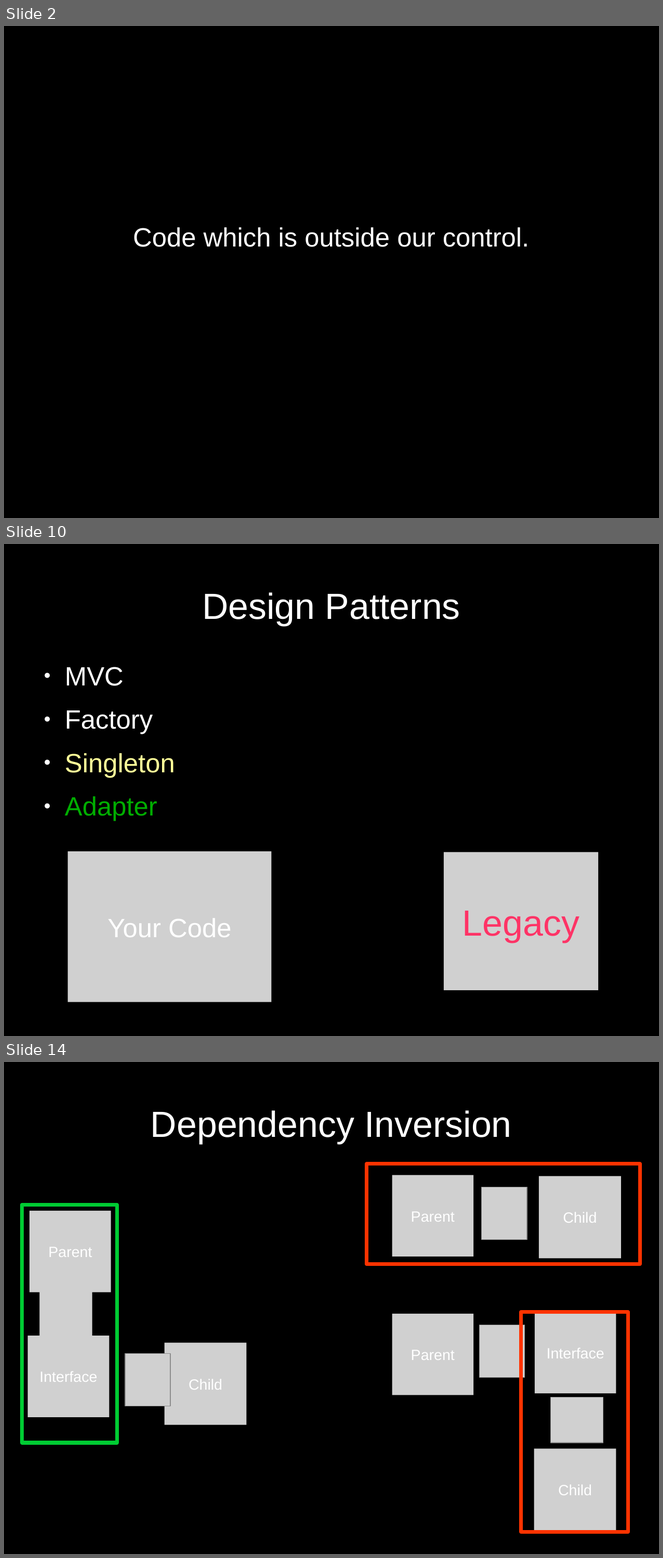
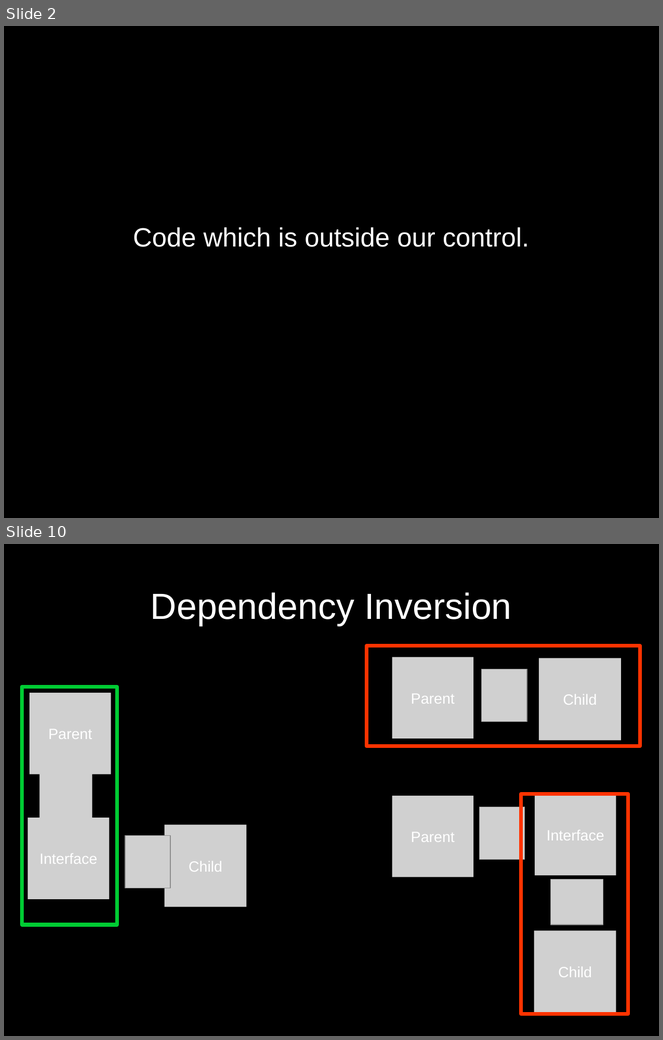
Before and after one commit to ChrisLynch42/presentations, a slide deck: codepalousa/legacy_code/coudepalousa.odp. Shown one above the other, each under a label of ours: slides 2, 10 and 14 before the commit, slides 2 and 10 after it; the slides between them are not shown. The pictures are 663x1558 and 663x1040 pixels, drawn with LibreOffice and Linux fonts; fonts in the diff are those of the drawing; grey boxes stand for pictures. Boxes give left, top, right and bottom in pixels: in the first picture for what was removed or moved away, otherwise in the second. Text is boxed around its words. In the diff, an @@ line names an element or a change of style, - is before the commit and + after.

```diff
--- a/codepalousa/legacy_code/coudepalousa.odp
+++ b/codepalousa/legacy_code/coudepalousa.odp
@@ slide 10 removed at (4, 544, 659, 1036), background #000000 @@
@@ title removed at (202, 592, 461, 626) @@
-Design Patterns
@@ text removed at (65, 667, 175, 821) @@
-● MVC
-● Factory
-● Singleton
-● Adapter
@@ picture removed at (67, 851, 272, 1002) @@
-Your Code
@@ picture removed at (444, 852, 598, 990) @@
-Legacy
@@ what was slide 14 is now slide 10 @@
```
Also in this commit, not shown: 7 slides changed, 3 slides added, 7 other slides removed.
